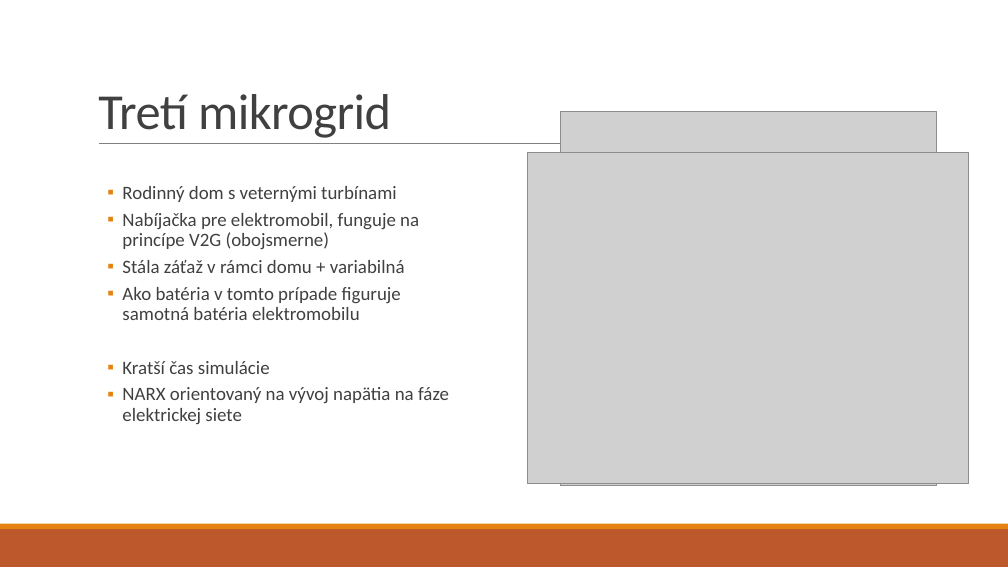
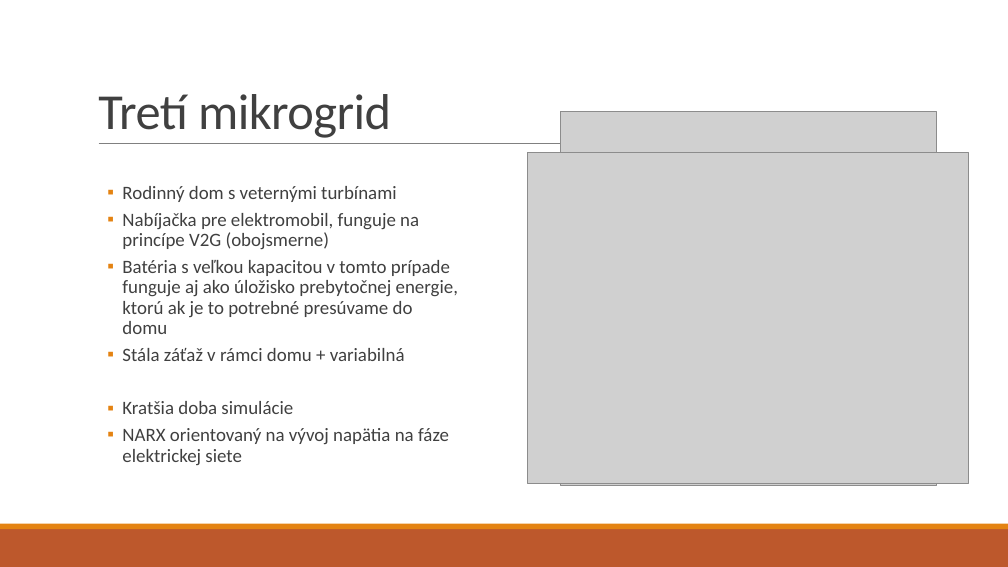
Before and after one commit to macricek/TP-microgrid, a slide deck: slide 6 of obhj.pptx. Drawn at 1008x567 pixels with LibreOffice and Linux fonts; fonts in the diff are those of the drawing; grey boxes stand for pictures. Boxes give left, top, right and bottom in pixels: in the first picture for what was removed or moved away, otherwise in the second. Text is boxed around its words. In the diff, an @@ line names an element or a change of style, - is before the commit and + after.

```diff
--- a/obhj.pptx
+++ b/obhj.pptx
@@ text at bbox=[122, 260, 458, 334]: paragraph added @@
+  ▪ Batéria s veľkou kapacitou v tomto prípade funguje aj ako úložisko prebytočnej energie, ktorú ak je to potrebné presúvame do domu
@@ text at bbox=[122, 401, 293, 414]: text changed @@
-  ▪ Ako batéria v tomto prípade figuruje samotná batéria elektromobilu
-  ▪ Kratší čas simulácie
+  ▪ Kratšia doba simulácie
```
